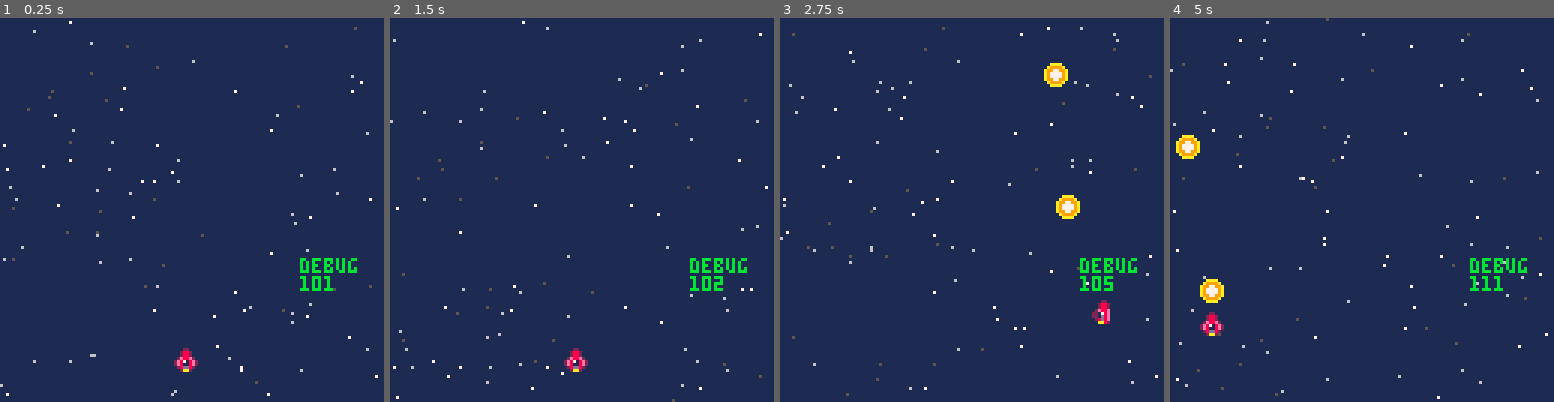
Above: before the commit, frames 1-4 (left to right).
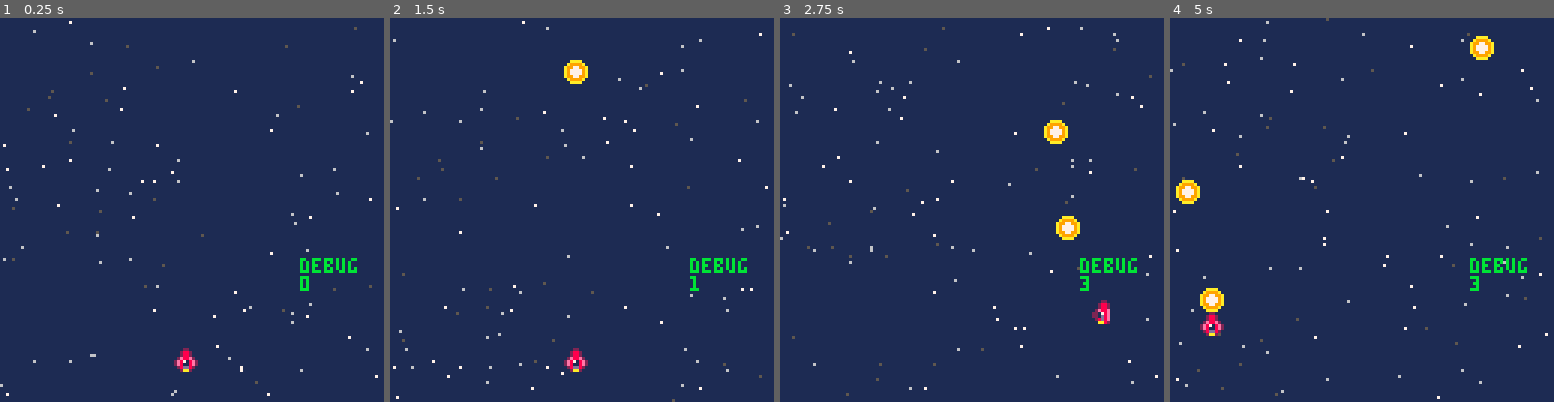
Above: after the commit, the same moments.

Repository: chihirotange/pico8
Game: PICO-8 cartridge shmup/main.p8
Same seed, same stepped clock (60 frames per second), same inputs: the game is played once before the commit and once after it.
Inputs:
- Up to frame 1 (0.25 s): no input
- Up to frame 2 (1.5 s): tap O (Z key) at 0.7 s
- Up to frame 3 (2.75 s): hold Right 1.6-2.1 s; tap O (Z key) at 1.7, 2.1, 2.5 s; hold Up 2.15-2.42 s; hold Right from 2.47 s (still down)
- Up to frame 4 (5 s): tap O (Z key) every 0.4 s from 2.9 to 4.9 s; release Right at 3.03 s; hold Left 3.08-3.58 s; hold Down 3.63-3.97 s; hold Right 4.02-4.68 s; hold Up from 4.73 s (still down)

The runs differ from the first frame. In frame 1, 0.2% of the frame differs, in the area x 78-87%, y 67-72%; in frame 2, 0.5%; in frame 3, 1.4%; in frame 4, 1.5%, in the area x 1-87%, y 4-77%.

Commit message:
implemented bullet and bullets pool

Diff:
--- a/shmup/bullet.lua
+++ b/shmup/bullet.lua
@@ -1,16 +1,40 @@
 all_bullets = {}
 bullet = entity_spr:new(
     {
+        reuse_ready = false,
         sprid = 16,
         draw_order = 20,
-        bullet_spd = 5,
-        new = function(_ENV, tbl)
-            tbl = entity_spr.new(_ENV, tbl)
-            add(all_bullets, tbl)
+        bullet_spd = 4,
+        new = function(_ENV, tba)
+            local tbl = nil
+            for bullet in all(all_bullets) do
+                if bullet.reuse_ready then
+                    -- reset bullet to init state
+                    tbl = bullet
+                    tbl.draw_order = 20
+                    tbl.x = tba.x
+                    tbl.y = tba.y
+                    -- because this will re activate the bullet, hence make reuse_ready false
+                    tbl.reuse_ready = false
+                    break
+                end
+            end
+            if not tbl then
+                tbl = entity_spr.new(_ENV, tba)
+                add(all_bullets, tbl)
+            end
+            return tbl
         end,
         update = function (_ENV)
+            if reuse_ready then
+                return
+            end
             y -= bullet_spd
+            -- return bullet to pool
+            if y <= 0 then
+                reuse_ready = true
+                draw_order = -1
+            end
         end
-
     }
 )
--- a/shmup/oop/oop.lua
+++ b/shmup/oop/oop.lua
@@ -35,7 +35,7 @@
         -- object with draw_order = -1 will not be drawn
         draw_order = -1,
         new = function(_ENV, tbl)
-            tbl = class.new(_ENV, tbl)
+            local tbl = class.new(_ENV, tbl)
             for i = 1,#entites do
                 if tbl.draw_order > entites[i].draw_order then
                     add(entites.entities_list, tbl, i + 1)
--- a/shmup/shmup.lua
+++ b/shmup/shmup.lua
@@ -138,6 +138,6 @@
 
     -- --draw all "visible" entities
     entites:draw()
-    debug(100, 80,{count(entites.entities_list)})
+    debug(100, 80,{count(all_bullets)})
 
 end
